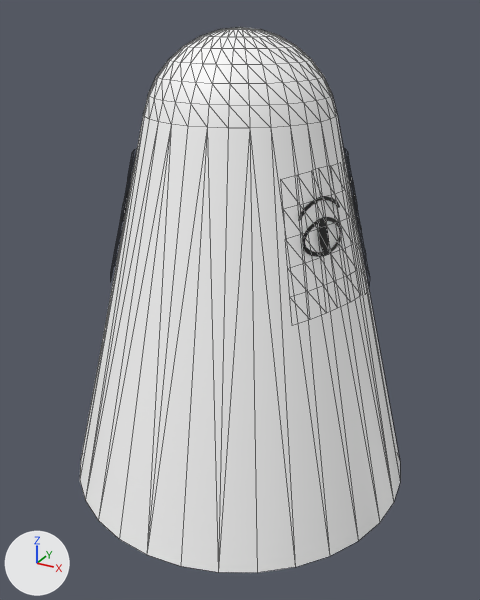
A saved change to the glTF model 3Dmodel/Medjed.glb.
Both versions are drawn from a camera (50 mm lens) standing at (1.69, -3.07, 3.05) and looking at (-0.01, 0.01, 1.51). The lights are fixed; the arrows at lower left show +X, +Y and +Z. Mesh edges are drawn as thin lines. Where no turn or scale is listed for an object, it has been applied to the vertices. Vertices at the same position are counted once.

The older version as bpy lines, for what is in view:
```python
me_body = bpy.data.meshes.new('Body')
me_body.from_pydata(...)  # 257 vertices, 480 faces; spans x -1.0..1.0, y -1.0..1.0, z 0.46..2.96
me_body.materials.append(mat_defaultmaterial)
me_medjed = bpy.data.meshes.new('Medjed')
me_medjed.from_pydata(...)  # 36 vertices, 50 faces; spans x 0.396..0.72, y 0.028..0.495, z 1.682..2.368
me_medjed.materials.append(mat_eye)  # picture img_medjed
me_medjed_001 = bpy.data.meshes.new('Medjed.001')
me_medjed_001.from_pydata(...)  # 36 vertices, 50 faces; spans x 0.396..0.72, y 0.028..0.495, z 1.682..2.368
me_medjed_001.materials.append(mat_eye)  # picture img_medjed
me_medjed_002 = bpy.data.meshes.new('Medjed.002')
me_medjed_002.from_pydata(...)  # 36 vertices, 50 faces; spans x 0.396..0.72, y 0.028..0.495, z 1.682..2.368
me_medjed_002.materials.append(mat_eye)  # picture img_medjed
ob_body = bpy.data.objects.new('Body', me_body)
ob_body.location = (0.0, 0.0, 0.0)
ob_eye1 = bpy.data.objects.new('Eye1', me_medjed)
ob_eye1.location = (0.0, 0.0, 0.0)
ob_eye2 = bpy.data.objects.new('Eye2', me_medjed_001)
ob_eye2.location = (0.0, 0.0, 0.0)
ob_eye2.rotation_euler = (0.0, 0.0, -0.785)  # degrees (0, 0, -45)
ob_eye3 = bpy.data.objects.new('Eye3', me_medjed_002)
ob_eye3.location = (0.0, 0.0, 0.0)
ob_eye3.rotation_euler = (0.0, 0.0, -3.142)  # degrees (0, 0, -180)
```
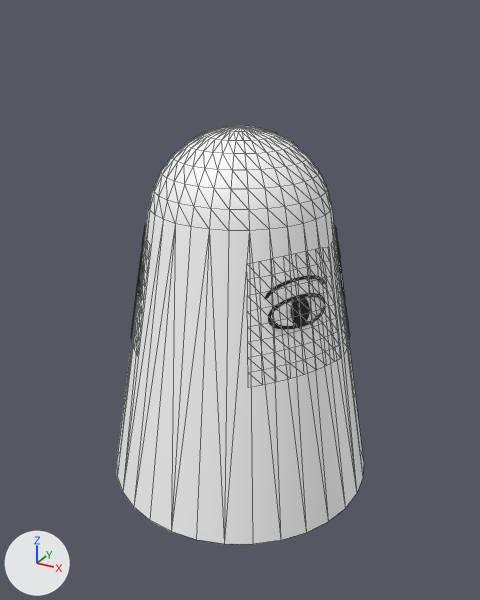
Edits to the bpy script that builds the scene:
```text
Change me_body:
    used by ob_body; location = (0.0, 0.0, 0.0)
    remove me_body.from_pydata(...)  # 257 vertices, 480 faces; spans x -1.0..1.0, y -1.0..1.0, z 0.46..2.96
    add me_body.from_pydata(...)  # 257 vertices, 480 faces; spans x -0.78..0.78, y -0.78..0.78, z 0.44..2.49
    me_body part 1: 257 of 257 vertices moved; they spanned x -1.0..1.0, y -1.0..1.0, z 0.46..2.96 and now span x -0.78..0.78, y -0.78..0.78, z 0.44..2.49; mean shift (0.0, 0.0, -0.42); largest move (0.0, 0.46, 2.66) -> (0.0, 0.46, 2.18)
Change me_medjed:
    used by ob_eye1; location = (0.0, 0.0, 0.0)
    remove me_medjed.from_pydata(...)  # 36 vertices, 50 faces; spans x 0.396..0.72, y 0.028..0.495, z 1.682..2.368
    add me_medjed.from_pydata(...)  # 81 vertices, 128 faces; spans x 0.282..0.634, y 0.023..0.536, z 1.316..1.957
    me_medjed part 2: 36 vertices removed from x 0.396..0.72, y 0.028..0.495, z 1.682..2.368; 81 vertices added at x 0.282..0.634, y 0.023..0.536, z 1.316..1.957
Change me_medjed_001:
    used by ob_eye2; location = (0.0, 0.0, 0.0); rotation_euler = (0.0, 0.0, -0.785), in degrees (0, 0, -45)
    remove me_medjed_001.from_pydata(...)  # 36 vertices, 50 faces; spans x 0.396..0.72, y 0.028..0.495, z 1.682..2.368
    add me_medjed_001.from_pydata(...)  # 81 vertices, 128 faces; spans x 0.282..0.634, y -0.536..-0.023, z 1.316..1.957
    me_medjed_001 part 3: 36 vertices removed from x 0.396..0.72, y 0.028..0.495, z 1.682..2.368; 81 vertices added at x 0.282..0.634, y -0.536..-0.023, z 1.316..1.957
Change me_medjed_002:
    used by ob_eye3; location = (0.0, 0.0, 0.0); rotation_euler = (0.0, 0.0, -3.142), in degrees (0, 0, -180)
    remove me_medjed_002.from_pydata(...)  # 36 vertices, 50 faces; spans x 0.396..0.72, y 0.028..0.495, z 1.682..2.368
    add me_medjed_002.from_pydata(...)  # 81 vertices, 128 faces; spans x -0.634..-0.282, y -0.536..-0.023, z 1.316..1.957
    me_medjed_002 part 4: 81 vertices added at x -0.634..-0.282, y -0.536..-0.023, z 1.316..1.957
    me_medjed_002 part 5: 36 vertices removed from x 0.396..0.72, y 0.028..0.495, z 1.682..2.368
Change ob_eye2:
    ob_eye2.rotation_euler: (0.0, 0.0, -0.785) -> (0.0, 0.0, 0.0)  # degrees (0, 0, -45) -> degrees (0, 0, 0)
```

Location of each change, (x1, y1, x2, y2) in pixels of the pictures (480 x 600 px):
'Body', reshaped (23% narrower, 23% shorter): before (80, 27, 400, 573); after (117, 126, 364, 544)
'Eye2', reshaped, turned: before (298, 196, 342, 257); after (265, 275, 326, 330)
'Eye3', reshaped (31% narrower): before (121, 172, 133, 221); after (136, 245, 144, 296)
'Eye1', reshaped: before (350, 176, 361, 230); after (337, 246, 344, 294)
part 4 of me_medjed_002, added: after (136, 245, 144, 296)
part 5 of me_medjed_002, deleted: before (121, 172, 133, 221)
